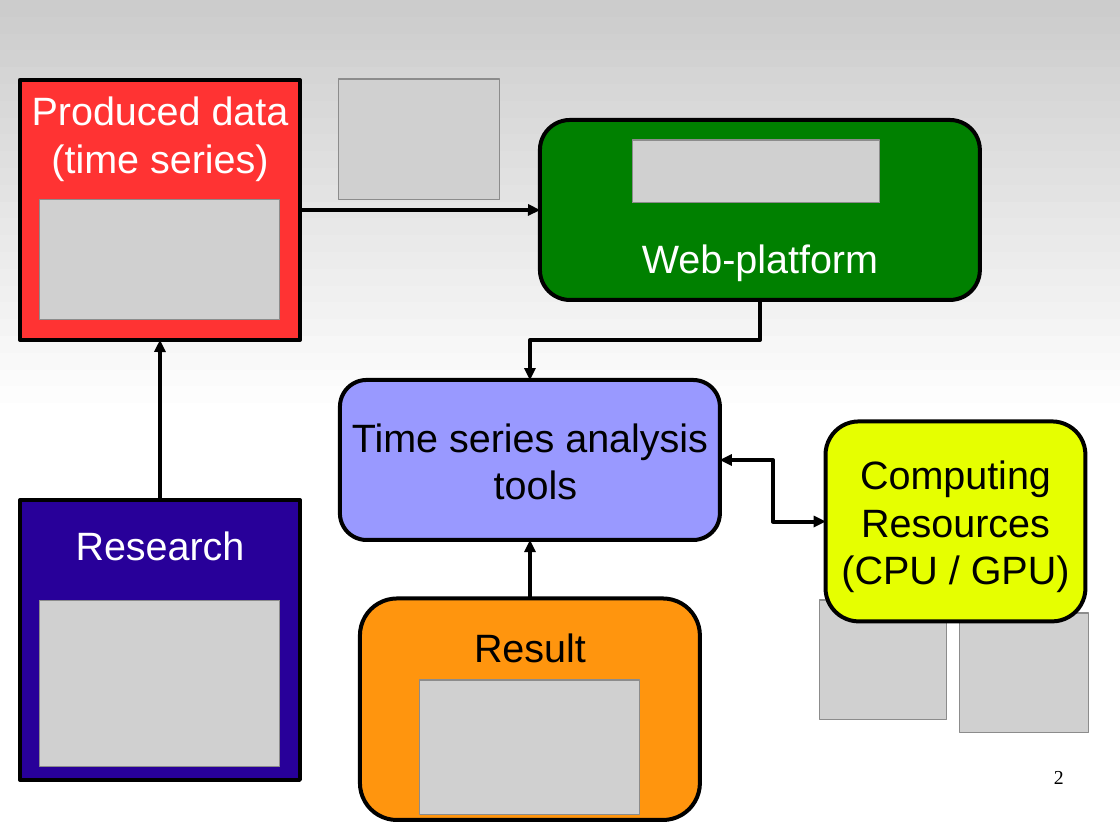
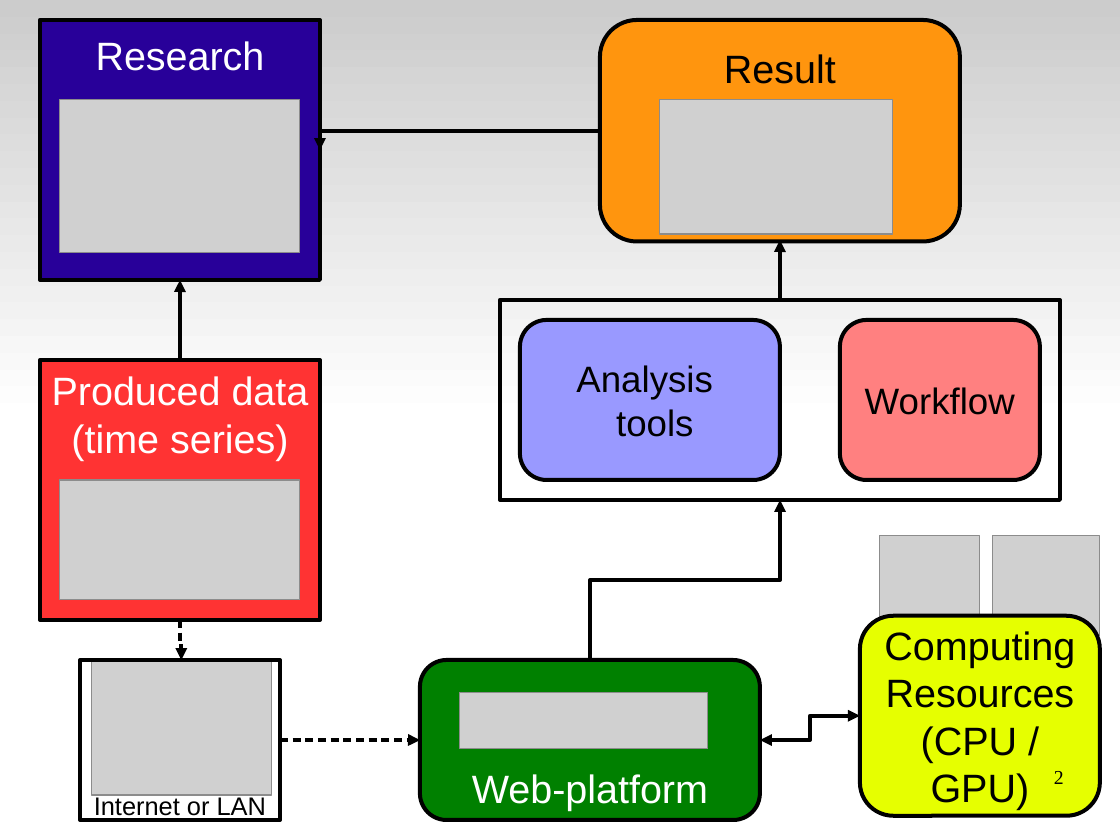
Before and after one commit to volpino/docs-EURAC, a slide deck: slide 2 of presentazione_svizzera.odp. Drawn at 1120x840 pixels with LibreOffice and Linux fonts; fonts in the diff are those of the drawing; grey boxes stand for pictures. Boxes give left, top, right and bottom in pixels: in the first picture for what was removed or moved away, otherwise in the second. Text is boxed around its words. In the diff, an @@ line names an element or a change of style, - is before the commit and + after.

Commit message:
little fixes and A0 format for poster

```diff
--- a/presentazione_svizzera.odp
+++ b/presentazione_svizzera.odp
@@ rectangle "Research": place and size @@
-rectangle "Research" at <box>20,500,301,781</box>
+rectangle "Research" at <box>40,20,320,281</box>
@@ rounded rectangle "Result": place and size @@
-rounded rectangle "Result" at <box>360,599,700,820</box>
+rounded rectangle "Result" at <box>601,20,960,242</box>
@@ picture: place and size @@
-picture at <box>632,140,880,203</box>
+picture at <box>60,100,300,252</box>
@@ picture: place and size @@
-picture at <box>820,601,947,721</box>
+picture at <box>661,100,893,234</box>
@@ elbow arrow moved from (300, 210) - (541, 210) to (601, 131) - (320, 150) @@
@@ elbow arrow moved from (531, 599) - (531, 540) to (781, 300) - (781, 240) @@
@@ elbow arrow moved from (160, 500) - (161, 340) to (180, 360) - (180, 281) @@
@@ rectangle added at <box>500,300,1060,500</box>, outline #000000 2.83 pt @@
@@ rounded rectangle "Analysis": place and size @@
-rounded rectangle "Analysis" at <box>340,380,721,540</box>
+rounded rectangle "Analysis" at <box>520,320,781,480</box>
@@ elbow arrow removed from (760, 300) to (531, 380) @@
@@ rounded rectangle added at <box>841,320,1041,480</box>, fill #FF8080, outline #000000 2.83 pt, 26 pt, text #000000 @@
+Workflow
@@ rectangle "Produced data": place and size @@
-rectangle "Produced data" at <box>20,80,301,340</box>
+rectangle "Produced data" at <box>40,360,320,620</box>
@@ text in rounded rectangle at <box>576,365,713,399</box>: text changed; size 28 to 26 pt @@
-Time series analysis
+Analysis
@@ text in rounded rectangle at <box>616,409,693,437</box>: size 28 to 26 pt in "tools" @@
@@ picture: place and size @@
-picture at <box>420,680,640,814</box>
+picture at <box>60,480,300,600</box>
@@ elbow arrow added from (590, 661) to (781, 500), #000000 2.83 pt @@
@@ picture: place and size @@
-picture at <box>338,79,500,200</box>
+picture at <box>880,536,980,635</box>
@@ picture: place and size @@
-picture at <box>40,601,279,767</box>
+picture at <box>993,536,1101,635</box>
@@ elbow arrow added from (180, 620) to (181, 661), #000000 2.83 pt @@
@@ rounded rectangle "Computing": place and size @@
-rounded rectangle "Computing" at <box>826,422,1086,622</box>
+rounded rectangle "Computing" at <box>860,616,1100,816</box>
@@ rectangle added at <box>80,661,281,820</box>, outline #000000 2.83 pt @@
@@ picture: place and size @@
-picture at <box>960,613,1090,733</box>
+picture at <box>91,661,271,796</box>
@@ rounded rectangle "Web-platform": place and size @@
-rounded rectangle "Web-platform" at <box>540,120,980,300</box>
+rounded rectangle "Web-platform" at <box>420,661,760,820</box>
@@ picture: place and size @@
-picture at <box>40,200,279,320</box>
+picture at <box>460,693,708,749</box>
@@ elbow double arrow moved from (721, 460) - (826, 521) to (760, 740) - (860, 715) @@
@@ elbow arrow added from (281, 740) to (420, 740), #000000 2.83 pt @@
@@ text added at <box>94,795,266,821</box>, 18 pt, text #000000 @@
+Internet or LAN
```
Also in this commit, not shown: 4 other slides changed, 3 other files.
